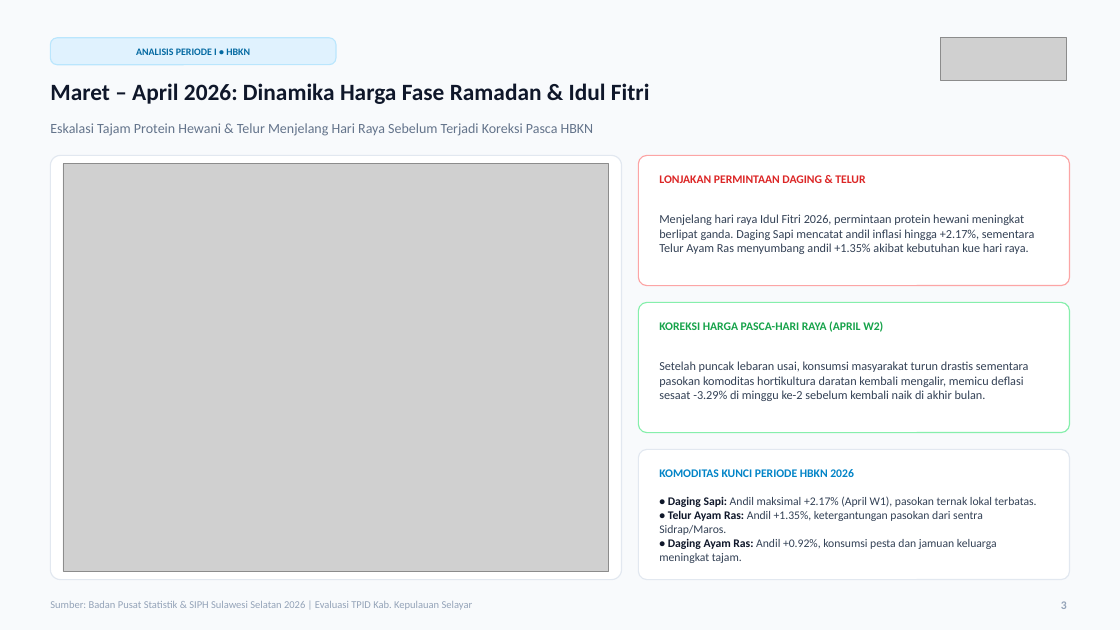
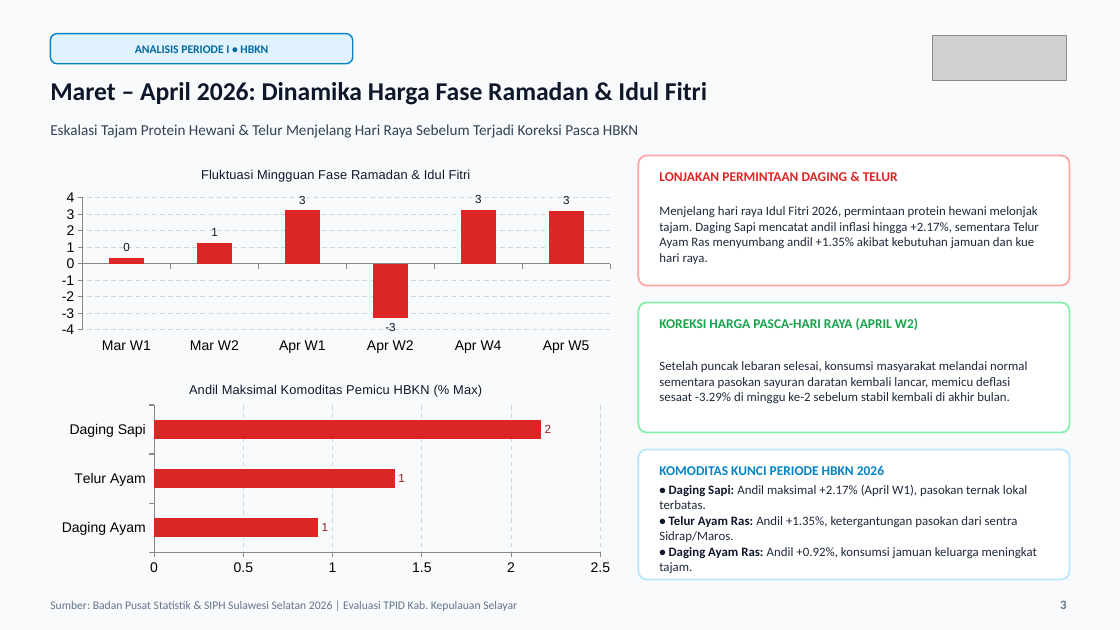
Before and after one commit to ridsonap/siph, a slide deck: slide 3 of Materi IPH.pptx. Drawn at 1120x630 pixels with LibreOffice and Linux fonts; fonts in the diff are those of the drawing; grey boxes stand for pictures. Boxes give left, top, right and bottom in pixels: in the first picture for what was removed or moved away, otherwise in the second. Text is boxed around its words. In the diff, an @@ line names an element or a change of style, - is before the commit and + after.

```diff
--- a/Materi IPH.pptx
+++ b/Materi IPH.pptx
@@ text "ANALISIS PERIODE I • HBKN" at (135, 45, 268, 53): size 8.5 to 10 pt @@
@@ rounded rectangle: place and size @@
-rounded rectangle at (50, 38, 336, 65)
+rounded rectangle at (50, 34, 353, 64)
@@ rounded rectangle at (50, 34, 353, 64): outline #BAE6FD 1 pt to #0284C7 1.2 pt; proportions changed @@
@@ picture: place and size @@
-picture at (941, 38, 1067, 81)
+picture at (933, 35, 1067, 81)
@@ text "Maret – April 2026: Dinamika ..." at (50, 82, 707, 105): size 20 to 22 pt @@
@@ text "Eskalasi Tajam Protein Hewani & ..." at (50, 124, 638, 138): size 12 to 13 pt, text colour #64748B to #334155 @@
@@ rounded rectangle removed at (50, 155, 622, 580) @@
@@ column chart added at (50, 155, 622, 357) @@
+title "Fluktuasi Mingguan Fase Ramadan & Idul Fitri"
+categories: Mar W1, Mar W2, Apr W1, Apr W2, Apr W4, Apr W5
+Series 1: 0, 1, 3, -3, 3, 3
@@ picture removed at (63, 164, 609, 571) @@
@@ rounded rectangle at (639, 155, 1070, 286): outline #FCA5A5 1 pt to #FCA5A5 1.5 pt @@
@@ text at (659, 206, 1039, 264): text changed; size 10.5 to 11 pt; text colour #334155 to #1E293B @@
-Menjelang hari raya Idul Fitri 2026, permintaan protein hewani meningkat berlipat ganda. Daging Sapi mencatat andil inflasi hingga +2.17%, sementara Telur Ayam Ras menyumbang andil +1.35% akibat kebutuhan kue hari raya.
+Menjelang hari raya Idul Fitri 2026, permintaan protein hewani melonjak tajam. Daging Sapi mencatat andil inflasi hingga +2.17%, sementara Telur Ayam Ras menyumbang andil +1.35% akibat kebutuhan jamuan dan kue hari raya.
@@ rounded rectangle at (639, 302, 1070, 433): outline #86EFAC 1 pt to #86EFAC 1.5 pt @@
@@ bar chart added at (50, 370, 622, 580) @@
+title "Andil Maksimal Komoditas Pemicu HBKN (% Max)"
+categories: Daging Ayam, Telur Ayam, Daging Sapi
+Series 1: 1, 1, 2
@@ text at (659, 361, 1027, 403): text changed; size 10.5 to 11 pt; text colour #334155 to #1E293B @@
-Setelah puncak lebaran usai, konsumsi masyarakat turun drastis sementara pasokan komoditas hortikultura daratan kembali mengalir, memicu deflasi sesaat -3.29% di minggu ke-2 sebelum kembali naik di akhir bulan.
+Setelah puncak lebaran selesai, konsumsi masyarakat melandai normal sementara pasokan sayuran daratan kembali lancar, memicu deflasi sesaat -3.29% di minggu ke-2 sebelum stabil kembali di akhir bulan.
@@ rounded rectangle at (639, 450, 1070, 580): outline #E2E8F0 1 pt to #BAE6FD 1.5 pt @@
@@ size 10 to 11.5 pt in 3 elements at (659, 172, 898, 181), (659, 318, 918, 330), (659, 465, 884, 475) @@
@@ text at (659, 485, 1027, 542): size 10 to 11 pt in "• Daging Sapi: Andil maksimal +2.17% (April ...", "• Telur Ayam Ras: Andil +1.35%, ketergantungan ..."; text colour #334155 to #1E293B in "Andil maksimal +2.17% (April W1), pasokan ternak ...", "Andil +1.35%, ketergantungan pasokan dari sentra Sidrap/Maro ..." @@
@@ text at (659, 547, 1037, 573): text changed; size 10 to 11 pt; text colour #334155 to #1E293B @@
-• Daging Ayam Ras: Andil +0.92%, konsumsi pesta dan jamuan keluarga meningkat tajam.
+• Daging Ayam Ras: Andil +0.92%, konsumsi jamuan keluarga meningkat tajam.
@@ text "Sumber: Badan Pusat Statistik & ..." at (50, 601, 517, 611): size 9 to 10 pt, text colour #94A3B8 to #64748B @@
@@ text "3" at (1060, 600, 1066, 609): size 10 to 11 pt, text colour #94A3B8 to #64748B @@
```
Also in this commit, not shown: 7 other slides changed, 2 other files.
